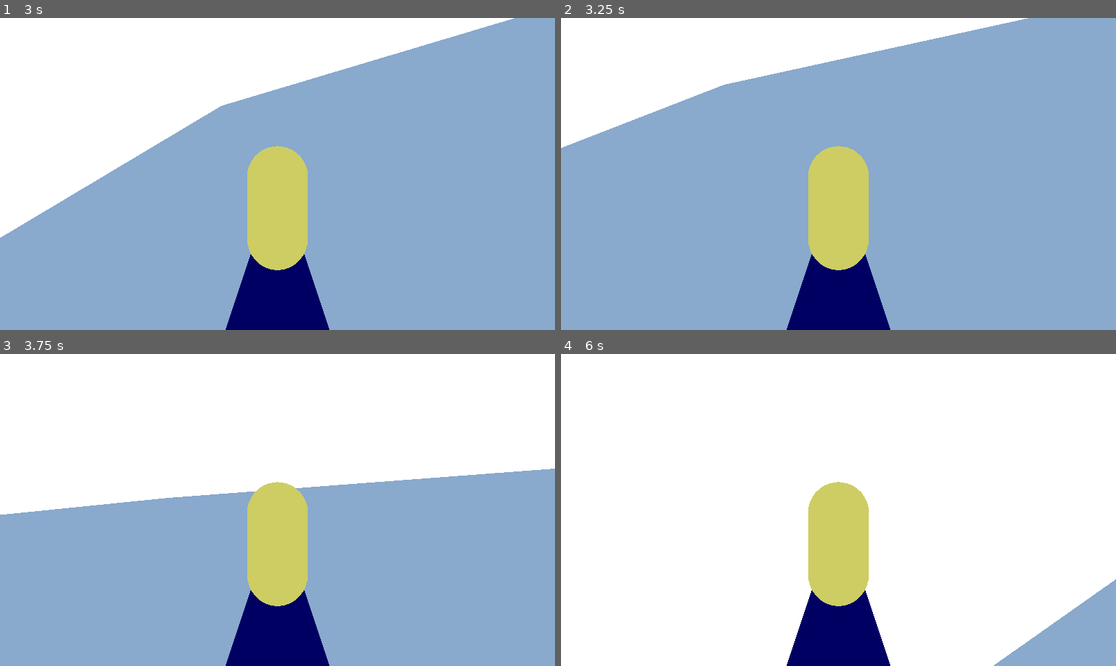
Above: before the commit, frames 1-4 (two rows, left to right).
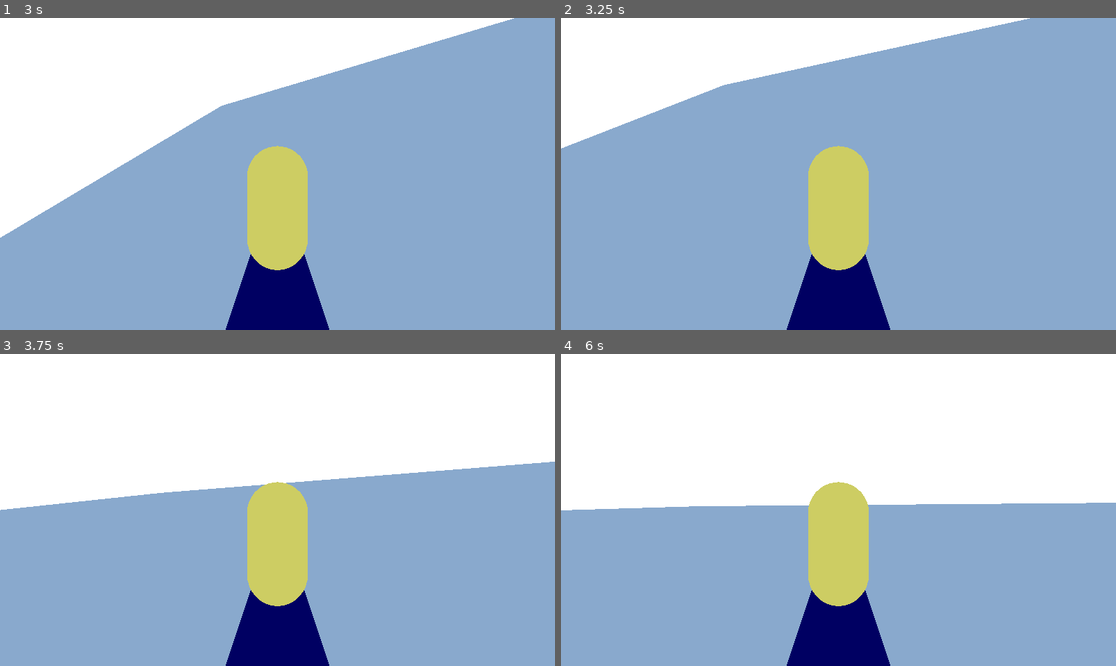
Above: after the commit, the same moments.

Repository: evilhunter93/frozen-board
Game: Godot game, scene res://scenes/game.tscn
Two runs of this game, one before a commit and one after it. Both use one fixed random seed, a clock stepped at 60 frames per second and the inputs below.
Inputs:
- Up to frame 1 (3 s): hold Right (steer_right) 0.53-1.28 s; tap Space (charge_jump) at 0.77, 1.52 s; hold Left (steer_left) 1.28-2.03 s; hold Right (steer_right) from 2.03 s (still down)
- Up to frame 2 (3.25 s): keep holding Right (steer_right); tap Space (charge_jump) at 3.02 s
- Up to frame 3 (3.75 s): release Right (steer_right) at 3.53 s; hold Left (steer_left) from 3.53 s (still down)
- Up to frame 4 (6 s): tap Space (charge_jump) at 3.77, 4.52 s; release Left (steer_left) at 5.78 s; hold Right (steer_right) from 5.78 s (still down)

Frame 1 is identical in both runs. In frame 2, 0.1% of the frame differs, in the area x 0-85%, y 0-42%; in frame 3, 1.8%; in frame 4, 42%, in the area x 0-100%, y 40-100%.

Commit message:
partial rework from floor to wall physics

Diff:
--- a/scenes/player.tscn
+++ b/scenes/player.tscn
@@ -20,8 +20,8 @@
 
 [node name="Snowboarder" type="CharacterBody3D"]
 collision_mask = 2
-floor_max_angle = 0.17453292
-floor_snap_length = 0.5
+wall_min_slide_angle = 0.0
+floor_max_angle = 0.0
 script = ExtResource("1_ryifn")
 
 [node name="CharacterMesh" type="MeshInstance3D" parent="."]
--- a/scripts/player.gd
+++ b/scripts/player.gd
@@ -1,14 +1,14 @@
 extends CharacterBody3D
 
 @export var max_speed := 20
-@export var acceleration := 2.0
 @export var max_fall_speed := 30
 @export var max_jump_velocity_y := 10
 @export var max_jump_velocity_z := 2.0
 @export var jump_charge_time := 1.0
 @export var turn_speed := 1.0
 @export var min_speed := 4.0
-@export var drag := 3.0
+@export var drag := 1.0
+@export var side_drag := 3.0
 
 @onready var character_mesh: MeshInstance3D = $CharacterMesh
 
@@ -23,9 +23,11 @@
 			character_mesh.global_transform.interpolate_with(character_form, 0.1)
 
 	# Add the gravity and handle acceleration
-	if not is_on_floor() and not is_on_wall():
+	if not is_on_wall():
 		was_in_air = true
 		velocity += get_gravity() * delta
+		if -velocity.y > max_fall_speed:
+			velocity.y = -max_fall_speed
 
 	if is_on_wall():
 		_slide_velocity(delta)
@@ -45,10 +47,7 @@
 
 	if was_in_air:
 		was_in_air = false
-		print(velocity)
 		velocity = velocity.slide(wall_normal)
-		print(wall_normal)
-		print(velocity)
 
 	var gravity_direction: Vector3 = get_gravity().normalized()
 	var downhill_direction: Vector3 = gravity_direction.slide(wall_normal).normalized()
@@ -61,10 +60,22 @@
 
 	# Apply acceleration to velocity
 	velocity += z_acceleration * delta
-	if velocity.length() > drag * delta:
-		velocity -= drag * velocity.normalized() * delta
+
+	# Apply forward drag
+	var deceleration = \
+		drag * velocity.project(z_slope_direction).normalized() * delta
+	if velocity.dot(z_slope_direction) > deceleration.length():
+		velocity -= deceleration
 	else:
-		velocity = Vector3.ZERO
+		velocity -= velocity.project(z_slope_direction)
+
+	# Apply side drag
+	var side_deceleration = \
+		side_drag * velocity.project(downhill_direction).normalized() * delta
+	if velocity.dot(downhill_direction) > side_deceleration.length():
+		velocity -= side_deceleration
+	else:
+		velocity -= velocity.project(downhill_direction)
 
 	if velocity.length() > max_speed:
 		velocity = velocity.normalized() * max_speed
